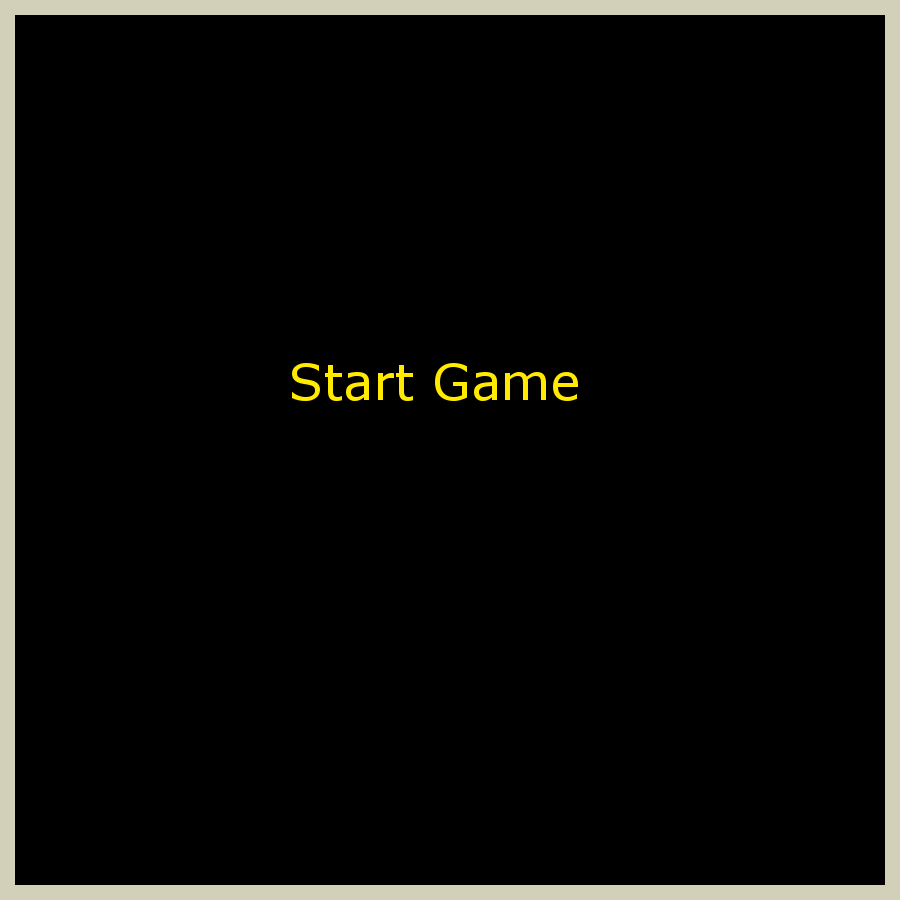
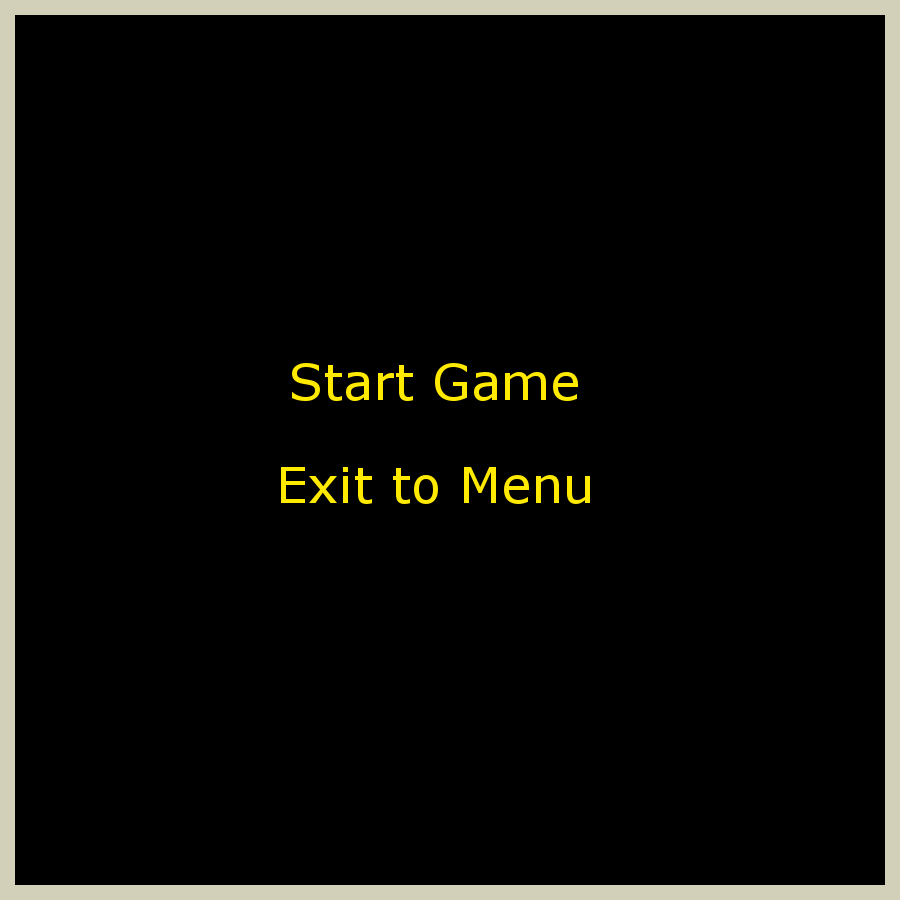
Comparing the layer stacks of the two w=900, h=900 images. Changes:
added layer "Exit to Menu" above "Start Game" over [281, 467, 590, 504]
